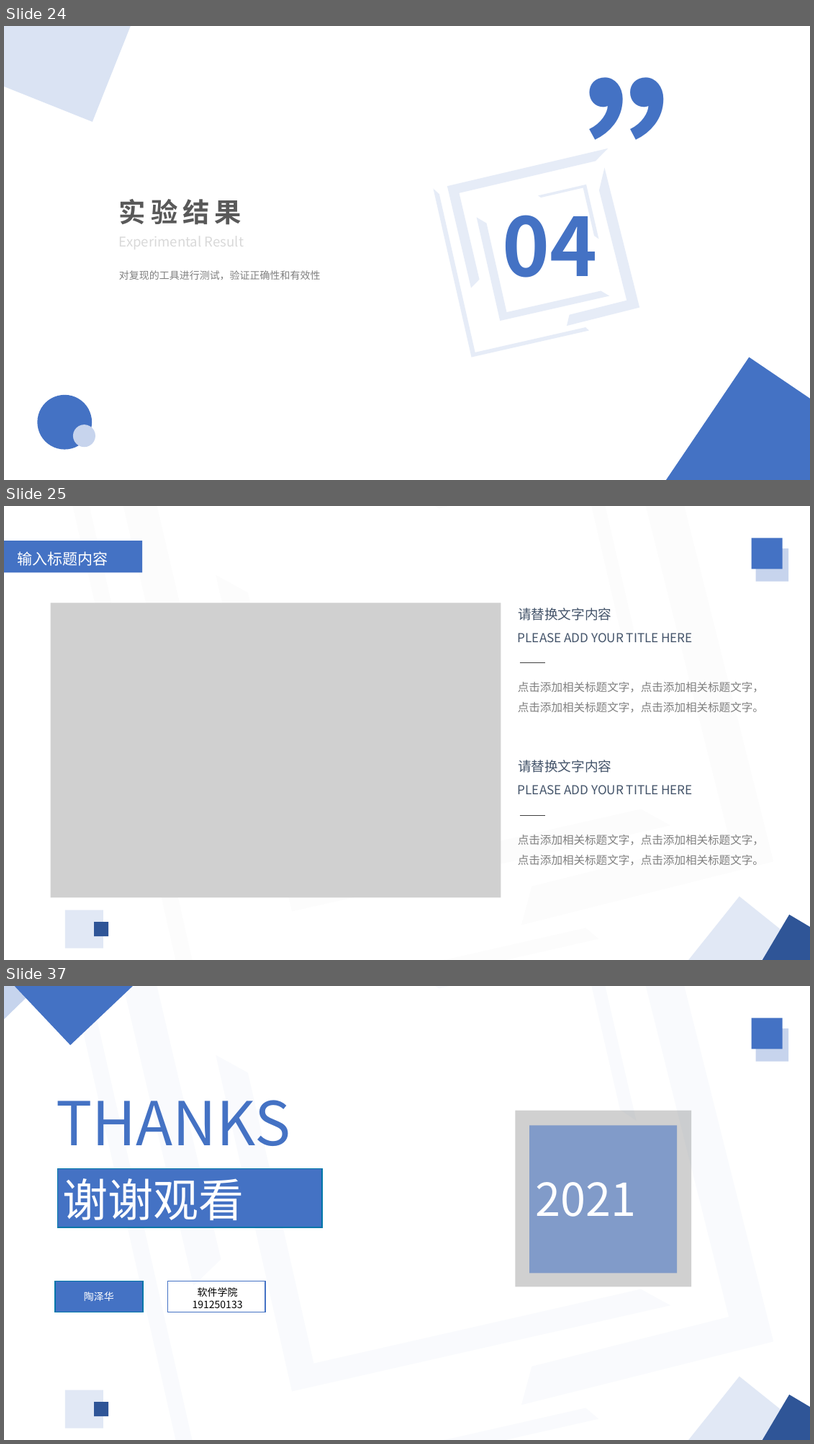
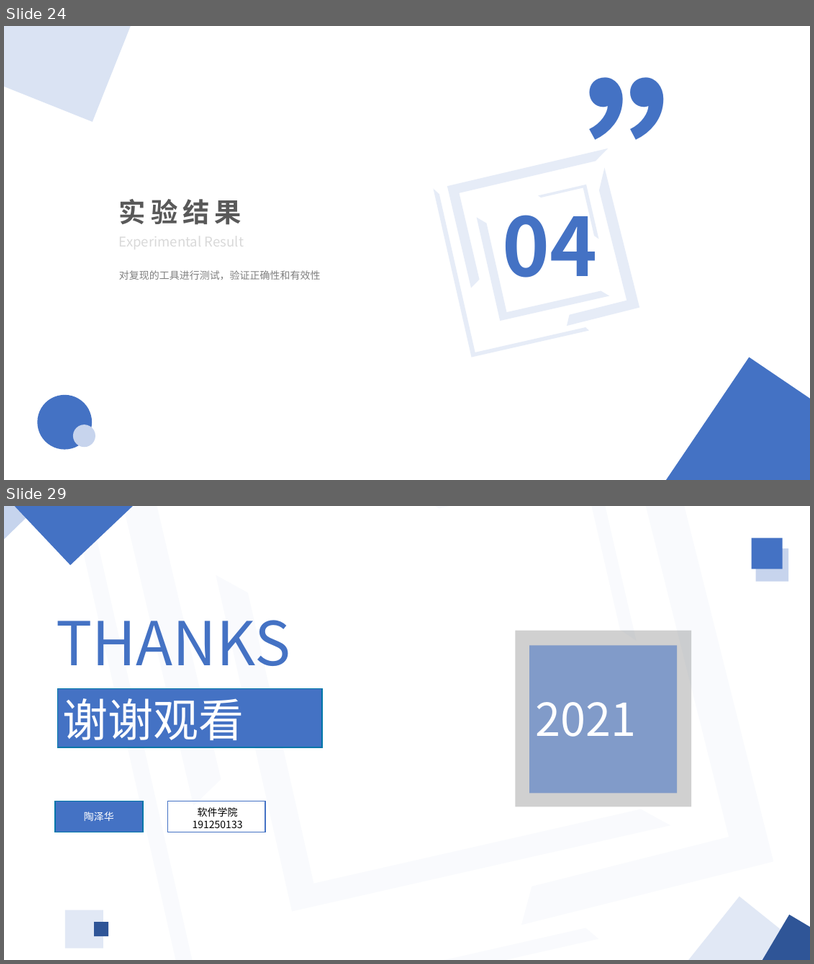
Before and after one commit to Truth-NJU/Static-Test-Selection-Tool, a slide deck: 工具汇报.pptx. Shown one above the other, each under a label of ours: slides 24, 25 and 37 before the commit, slides 24 and 29 after it; the slides between them are not shown. The pictures are 814x1444 and 814x964 pixels, drawn with LibreOffice and Linux fonts; fonts in the diff are those of the drawing; grey boxes stand for pictures. Boxes give left, top, right and bottom in pixels: in the first picture for what was removed or moved away, otherwise in the second. Text is boxed around its words. In the diff, an @@ line names an element or a change of style, - is before the commit and + after.

```diff
--- a/工具汇报.pptx
+++ b/工具汇报.pptx
@@ slide 25 removed at <box>4,506,810,960</box>, background #FFFFFF @@
@@ group removed at <box>68,506,774,960</box>: 5 half frames @@
@@ pentagon arrow removed at <box>4,541,142,572</box> @@
@@ text removed at <box>17,551,108,566</box> @@
-输入标题内容
@@ picture removed at <box>51,602,502,898</box> @@
@@ group removed at <box>518,608,764,712</box>: 3 texts, 1 freeform shape @@
-点击添加相关标题文字，点击添加相关标题文字，点击添加相关标题文字，点击添加相关标题文字。
-请替换文字内容
-PLEASE ADD YOUR TITLE HERE
@@ group removed at <box>518,759,764,865</box>: 3 texts, 1 freeform shape @@
-点击添加相关标题文字，点击添加相关标题文字，点击添加相关标题文字，点击添加相关标题文字。
-请替换文字内容
-PLEASE ADD YOUR TITLE HERE
@@ group removed at <box>65,538,810,960</box>: 6 rectangles @@
@@ what was slide 37 is now slide 29 @@
```
Also in this commit, not shown: 1 slide changed, 4 slides added, 11 other slides removed.
